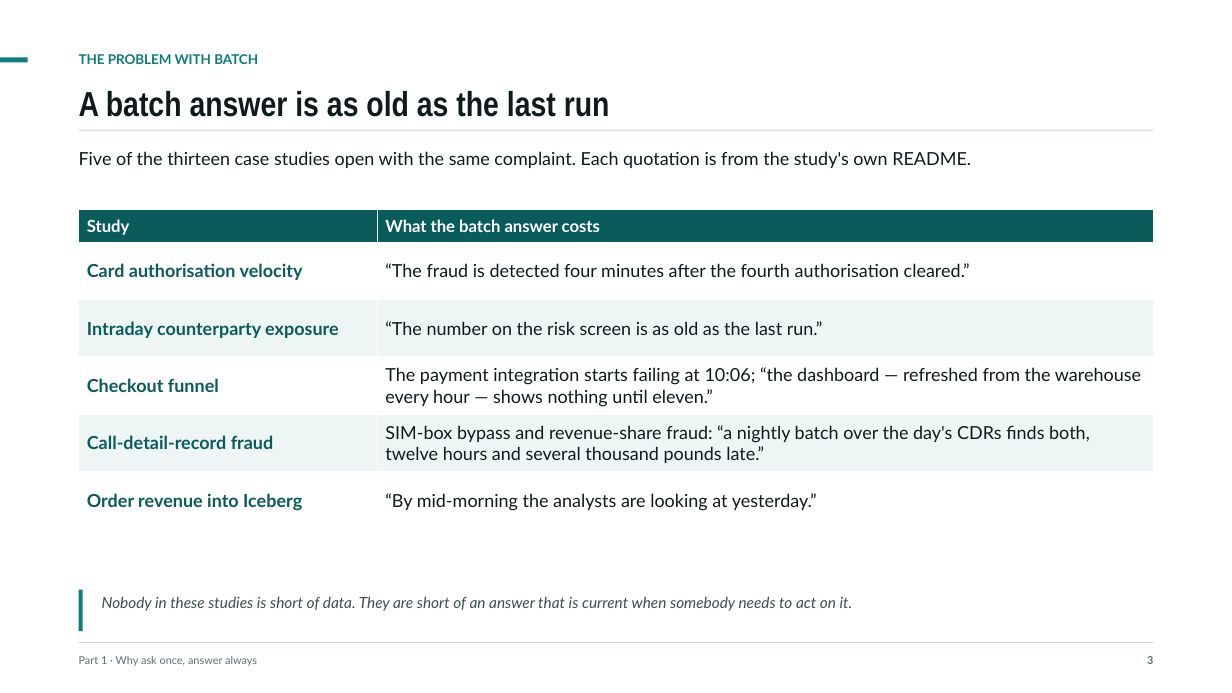
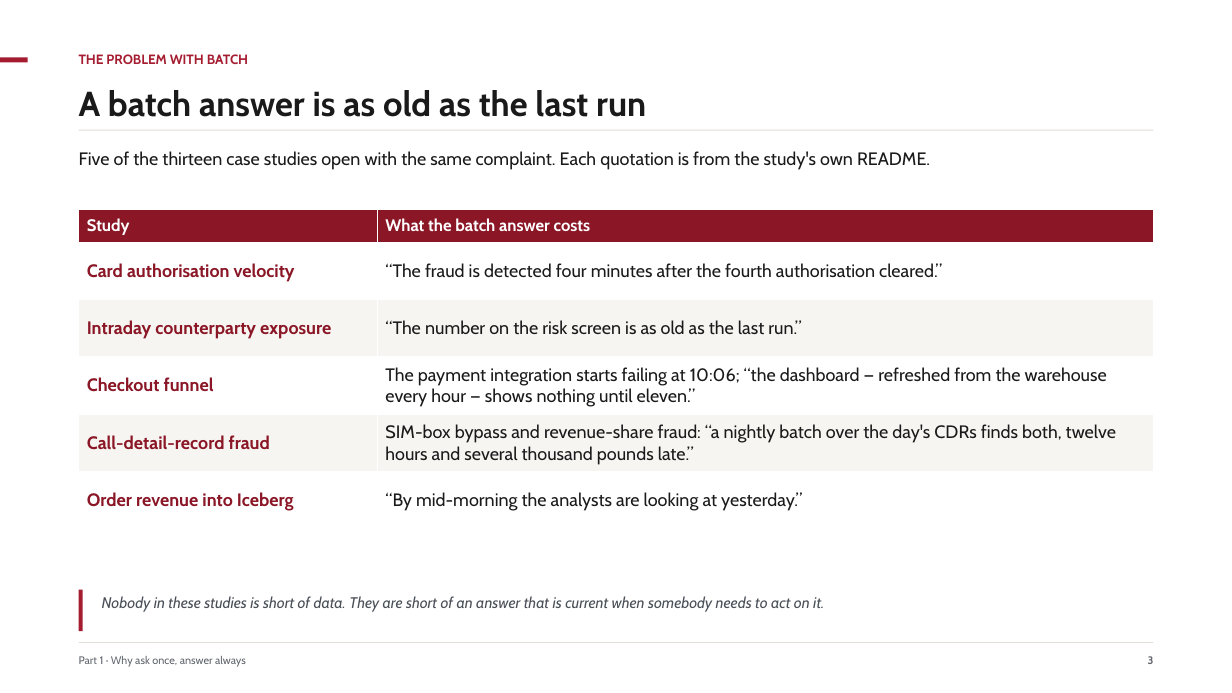
Before and after one commit to ajsinha/pravaha, a slide deck: slide 3 of docs/Pravaha-Continuous-SQL-Engine-Design-and-Evidence.pptx. Drawn at 1232x693 pixels with LibreOffice and Linux fonts; fonts in the diff are those of the drawing. Boxes give left, top, right and bottom in pixels: in the first picture for what was removed or moved away, otherwise in the second. Text is boxed around its words. In the diff, an @@ line names an element or a change of style, - is before the commit and + after.

```diff
--- a/docs/Pravaha-Continuous-SQL-Engine-Design-and-Evidence.pptx
+++ b/docs/Pravaha-Continuous-SQL-Engine-Design-and-Evidence.pptx
@@ rectangle at [0, 57, 28, 63]: fill #0E7C7B to #A51C30 @@
@@ text "THE PROBLEM WITH BATCH" at [79, 54, 248, 64]: font Lato to Cabin, text colour #0E7C7B to #A51C30 @@
@@ text "A batch answer is as ..." at [79, 90, 646, 117]: font Arial Narrow to Cabin, text colour #0F1A1C to #1A1A1A @@
@@ text "Five of the thirteen case ..." at [79, 151, 930, 170]: font Lato to Cabin, text colour #0F1A1C to #1A1A1A @@
@@ table at [79, 210, 1153, 530] @@
@@ fill #0A5C5B to #8A1626 in row 1 @@
@@ fill #EEF6F5 to #F7F5F2 in 4 cells @@
@@ font Lato to Cabin @@
@@ text colour #0A5C5B to #8A1626 in "Card authorisation velocity", "Intraday counterparty exposure", "Checkout funnel", "Call-detail-record fraud" and 1 more places @@
@@ text colour #0F1A1C to #1A1A1A in "“The fraud is detected four minutes after ...", "“The number on the risk screen is ...", "The payment integration starts failing at 10:06; ...", "SIM-box bypass and revenue-share fraud: “a nightly ..." and 1 more places @@
@@ rectangle at [79, 590, 82, 631]: fill #0E7C7B to #A51C30 @@
@@ text "Nobody in these studies is ..." at [102, 596, 824, 612]: font Lato to Cabin, text colour #3E4D50 to #4A5058 @@
@@ text "Part 1 · Why ask ..." at [79, 656, 246, 666]: font Lato to Cabin, text colour #5F6E71 to #61666E @@
@@ rectangle at [79, 642, 1153, 643]: fill #CFDADA to #E3DED7 @@
@@ text "3" at [1148, 656, 1154, 664]: font Lato to Cabin, text colour #5F6E71 to #61666E @@
```
Also in this commit, not shown: 74 other slides changed, 10 other files.
